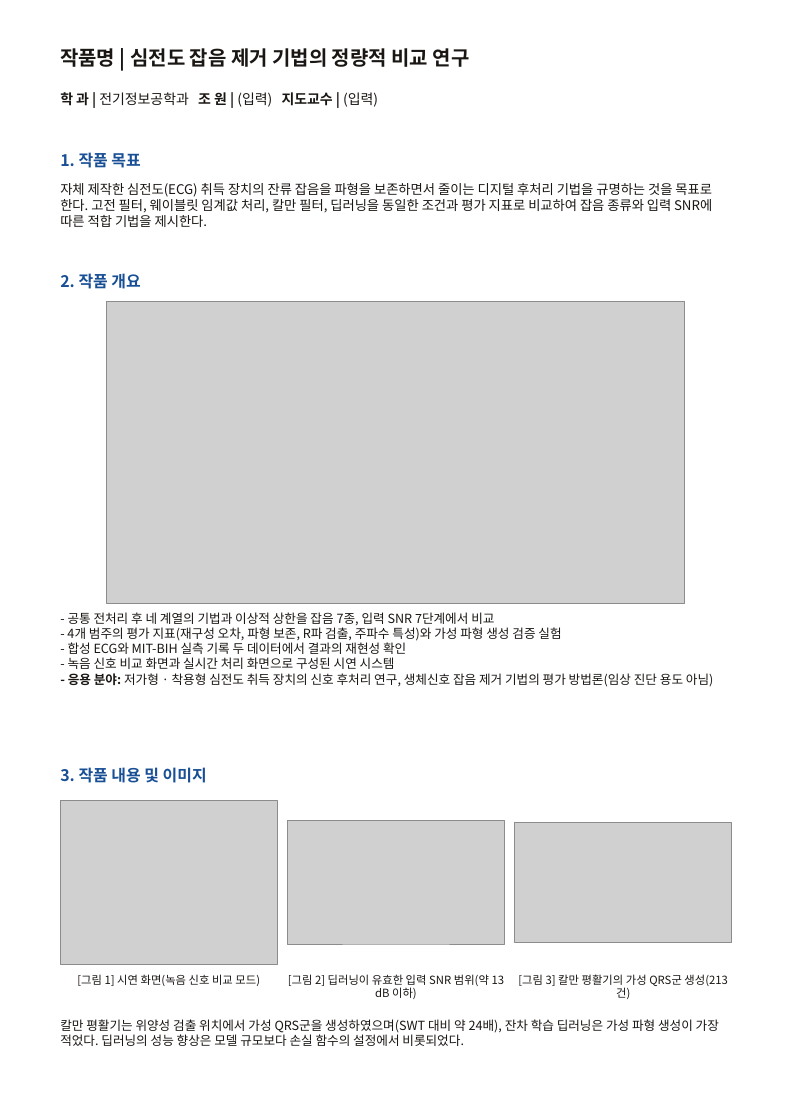
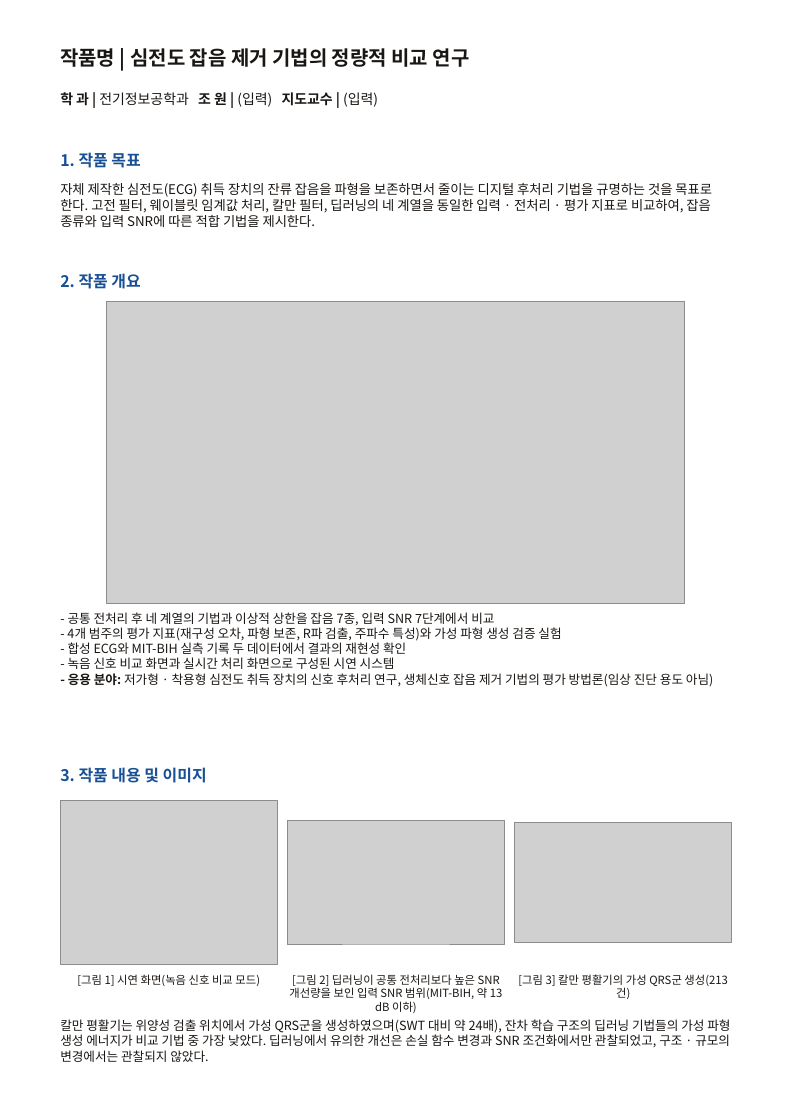
Before and after one commit to userpawbaw/ECG_denoising_method_comparision, a slide deck: slide 1 of results/panel/brochure_draft.pptx. Drawn at 792x1120 pixels with LibreOffice and Linux fonts; fonts in the diff are those of the drawing; grey boxes stand for pictures. Boxes give left, top, right and bottom in pixels: in the first picture for what was removed or moved away, otherwise in the second. Text is boxed around its words. In the diff, an @@ line names an element or a change of style, - is before the commit and + after.

```diff
--- a/results/panel/brochure_draft.pptx
+++ b/results/panel/brochure_draft.pptx
@@ text at <box>60,183,712,227</box>: text changed @@
-자체 제작한 심전도(ECG) 취득 장치의 잔류 잡음을 파형을 보존하면서 줄이는 디지털 후처리 기법을 규명하는 것을 목표로 한다. 고전 필터, 웨이블릿 임계값 처리, 칼만 필터, 딥러닝을 동일한 조건과 평가 지표로 비교하여 잡음 종류와 입력 SNR에 따른 적합 기법을 제시한다.
+자체 제작한 심전도(ECG) 취득 장치의 잔류 잡음을 파형을 보존하면서 줄이는 디지털 후처리 기법을 규명하는 것을 목표로 한다. 고전 필터, 웨이블릿 임계값 처리, 칼만 필터, 딥러닝의 네 계열을 동일한 입력 · 전처리 · 평가 지표로 비교하여, 잡음 종류와 입력 SNR에 따른 적합 기법을 제시한다.
@@ text at <box>289,974,503,1013</box>: text changed @@
-[그림 2] 딥러닝이 유효한 입력 SNR 범위(약 13 dB 이하)
+[그림 2] 딥러닝이 공통 전처리보다 높은 SNR 개선량을 보인 입력 SNR 범위(MIT-BIH, 약 13 dB 이하)
@@ text at <box>60,1019,730,1062</box>: text changed @@
-칼만 평활기는 위양성 검출 위치에서 가성 QRS군을 생성하였으며(SWT 대비 약 24배), 잔차 학습 딥러닝은 가성 파형 생성이 가장 적었다. 딥러닝의 성능 향상은 모델 규모보다 손실 함수의 설정에서 비롯되었다.
+칼만 평활기는 위양성 검출 위치에서 가성 QRS군을 생성하였으며(SWT 대비 약 24배), 잔차 학습 구조의 딥러닝 기법들의 가성 파형 생성 에너지가 비교 기법 중 가장 낮았다. 딥러닝에서 유의한 개선은 손실 함수 변경과 SNR 조건화에서만 관찰되었고, 구조 · 규모의 변경에서는 관찰되지 않았다.
```
Also in this commit, not shown: 25 other files.
